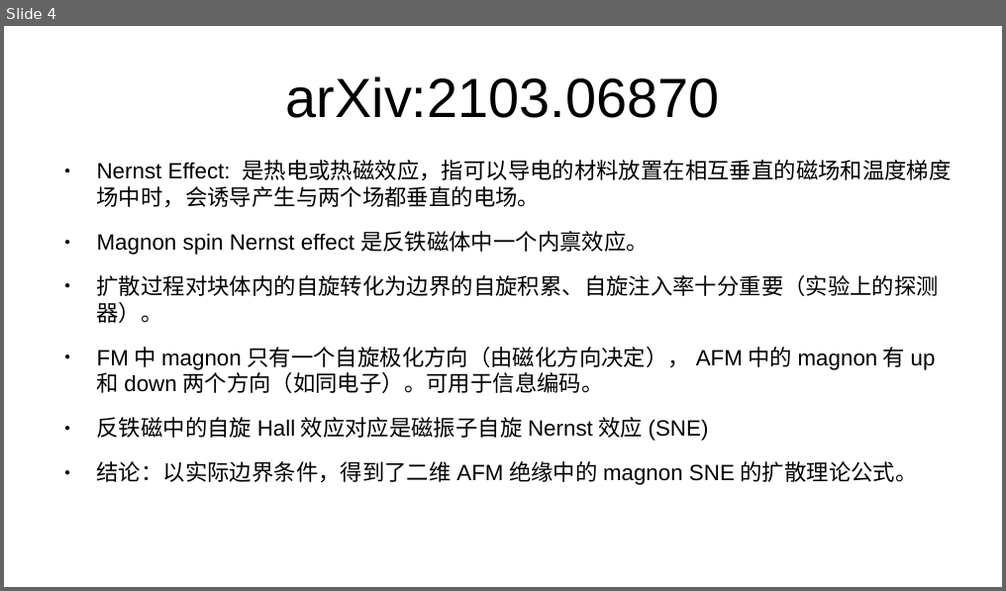
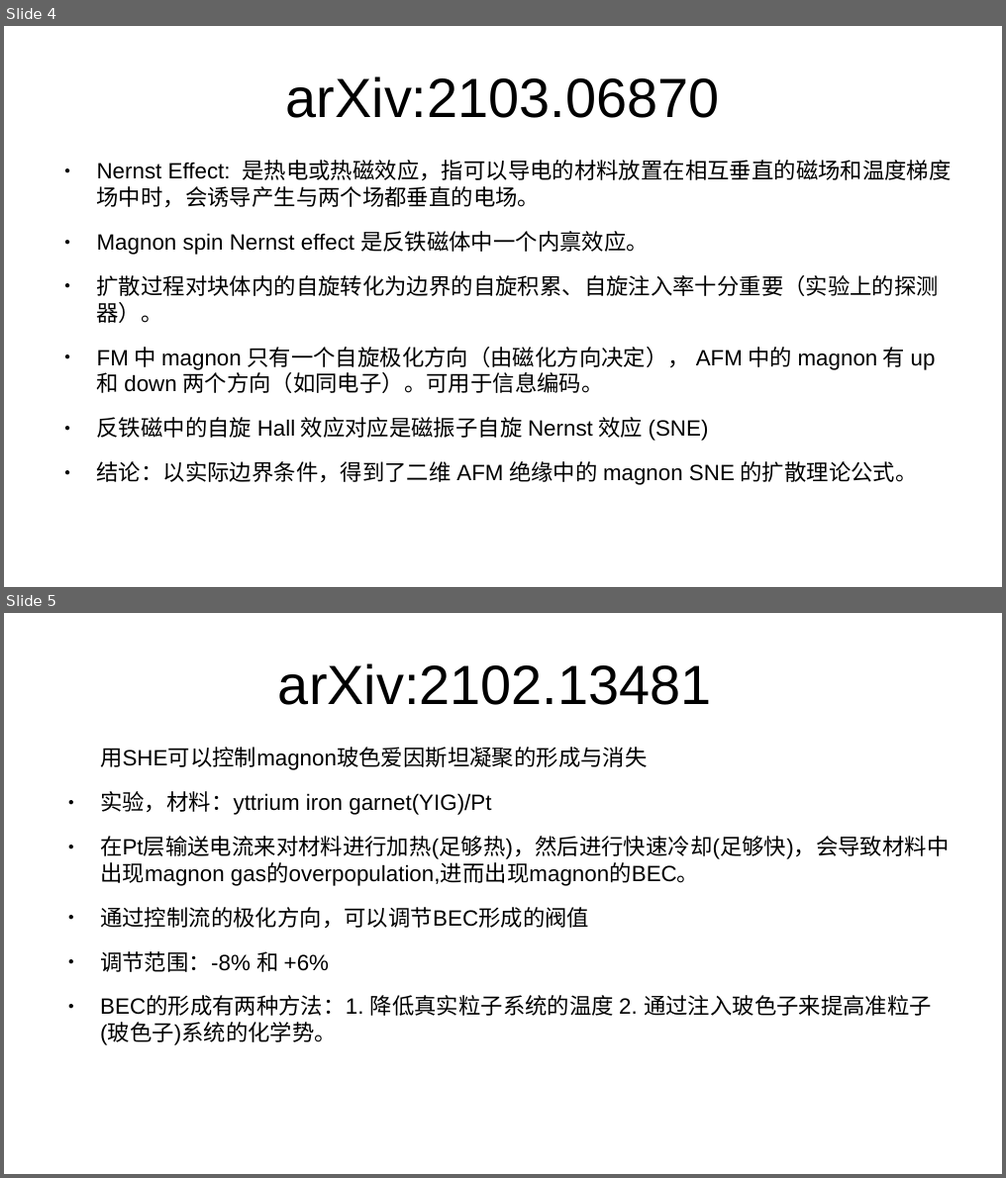
Before and after one commit to GoldenRaven/reference_reading, a slide deck: magnon.odp. Shown one above the other, each under a label of ours: slide 4 before the commit, slides 4 and 5 after it. The pictures are 1006x591 and 1006x1178 pixels, drawn with LibreOffice and Linux fonts; fonts in the diff are those of the drawing. Boxes give left, top, right and bottom in pixels: in the first picture for what was removed or moved away, otherwise in the second. Text is boxed around its words. In the diff, an @@ line names an element or a change of style, - is before the commit and + after.

```diff
--- a/magnon.odp
+++ b/magnon.odp
@@ slide 5 added at [4,613,1002,1174], background #FFFFFF @@
@@ title added at [278,663,712,705], 44 pt, text #000000 @@
+arXiv:2102.13481
@@ text added at [100,747,948,1046], 17.6 pt, text #000000 @@
+用SHE可以控制magnon玻色爱因斯坦凝聚的形成与消失
+● 实验，材料：yttrium iron garnet(YIG)/Pt
+● 在Pt层输送电流来对材料进行加热(足够热)，然后进行快速冷却(足够快)，会导致材料中出现magnon gas的overpopulation,进而出现magnon的BEC。
+● 通过控制流的极化方向，可以调节BEC形成的阀值
+● 调节范围：-8% 和 +6%
+● BEC的形成有两种方法：1. 降低真实粒子系统的温度 2. 通过注入玻色子来提高准粒子(玻色子)系统的化学势。
```
Also in this commit, not shown: 1 other slide added, 1 slide removed.
